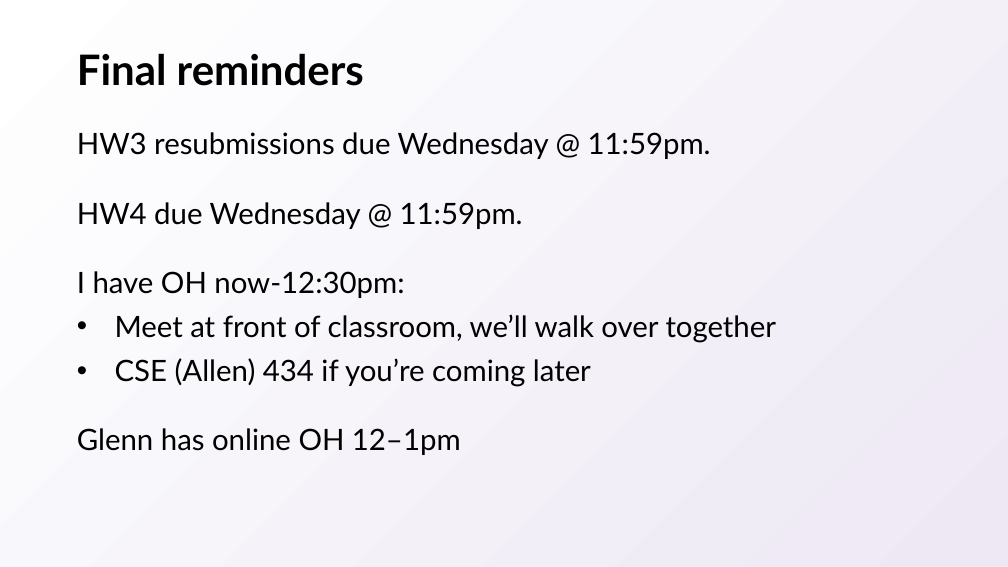
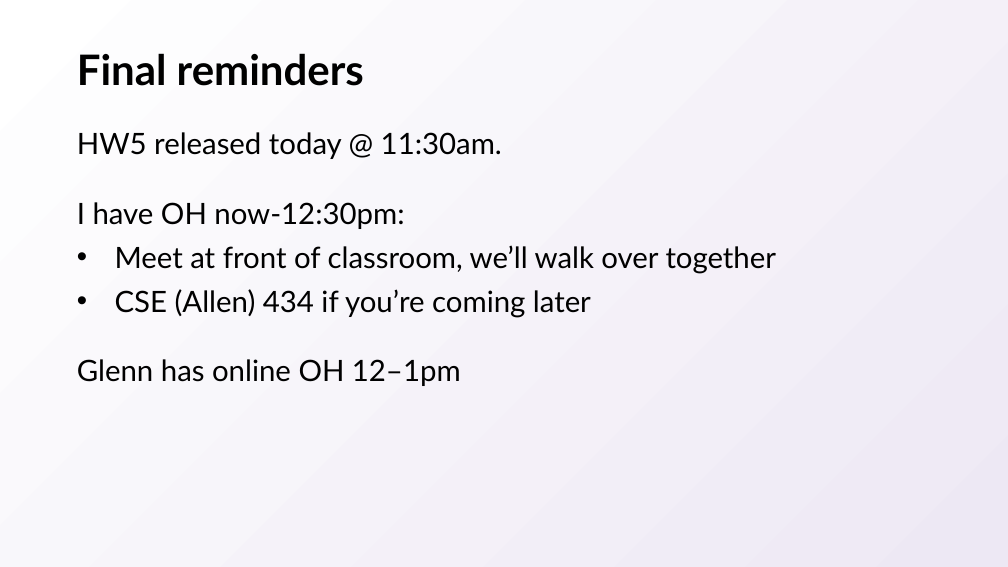
Before and after one commit to natebrunelle/cse417, a slide deck: slide 33 of markdown/files/slides/16.pptx. Drawn at 1008x567 pixels with LibreOffice and Linux fonts; fonts in the diff are those of the drawing. Boxes give left, top, right and bottom in pixels: in the first picture for what was removed or moved away, otherwise in the second. Text is boxed around its words. In the diff, an @@ line names an element or a change of style, - is before the commit and + after.

```diff
--- a/markdown/files/slides/16.pptx
+++ b/markdown/files/slides/16.pptx
@@ text at box(77, 132, 502, 159): text changed @@
-HW3 resubmissions due Wednesday @ 11:59pm.
-HW4 due Wednesday @ 11:59pm.
+HW5 released today @ 11:30am.
```
Also in this commit, not shown: 6 other files.
